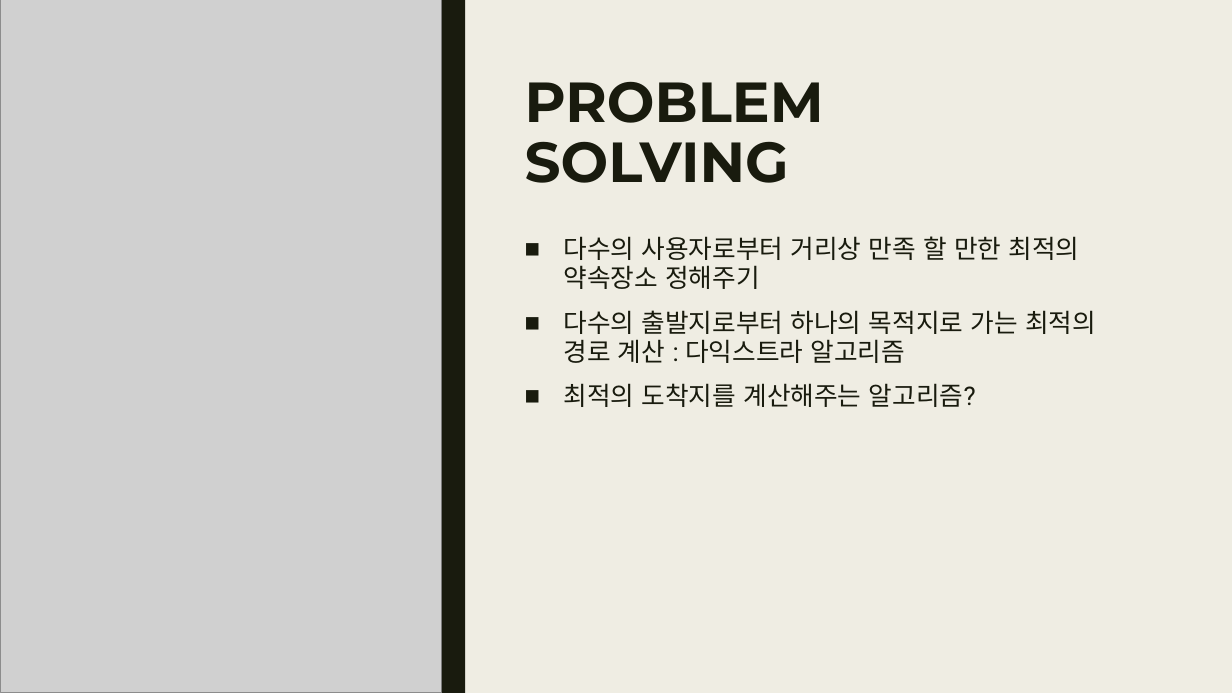
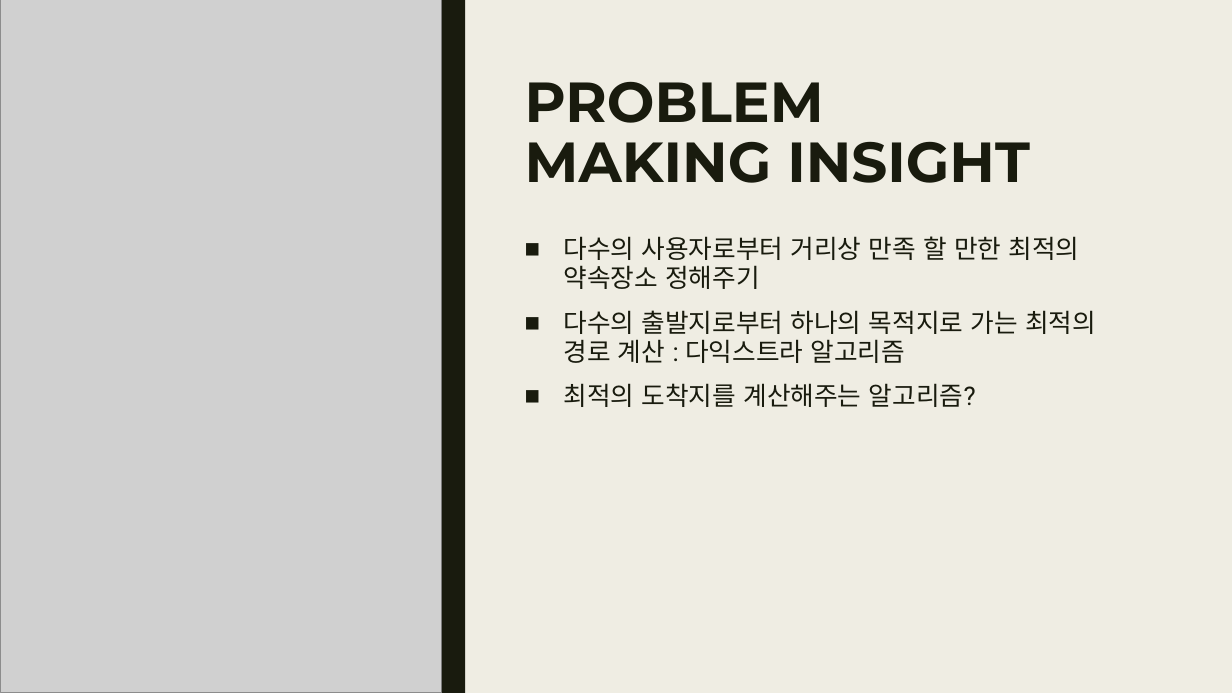
Before and after one commit to comnamu18/SeoulBus, a slide deck: slide 3 of 발표자료/3주차/자구설_2주차_Final.pptx. Drawn at 1232x693 pixels with LibreOffice and Linux fonts; fonts in the diff are those of the drawing; grey boxes stand for pictures. Boxes give left, top, right and bottom in pixels: in the first picture for what was removed or moved away, otherwise in the second. Text is boxed around its words. In the diff, an @@ line names an element or a change of style, - is before the commit and + after.

```diff
--- a/발표자료/3주차/자구설_2주차_Final.pptx
+++ b/발표자료/3주차/자구설_2주차_Final.pptx
@@ title at box(525, 82, 1030, 183): text changed @@
-PROBLEM
-SOLVING
+PROBLEM
+MAKING INSIGHT
```
Also in this commit, not shown: 2 other slides changed, 1 slide added.
